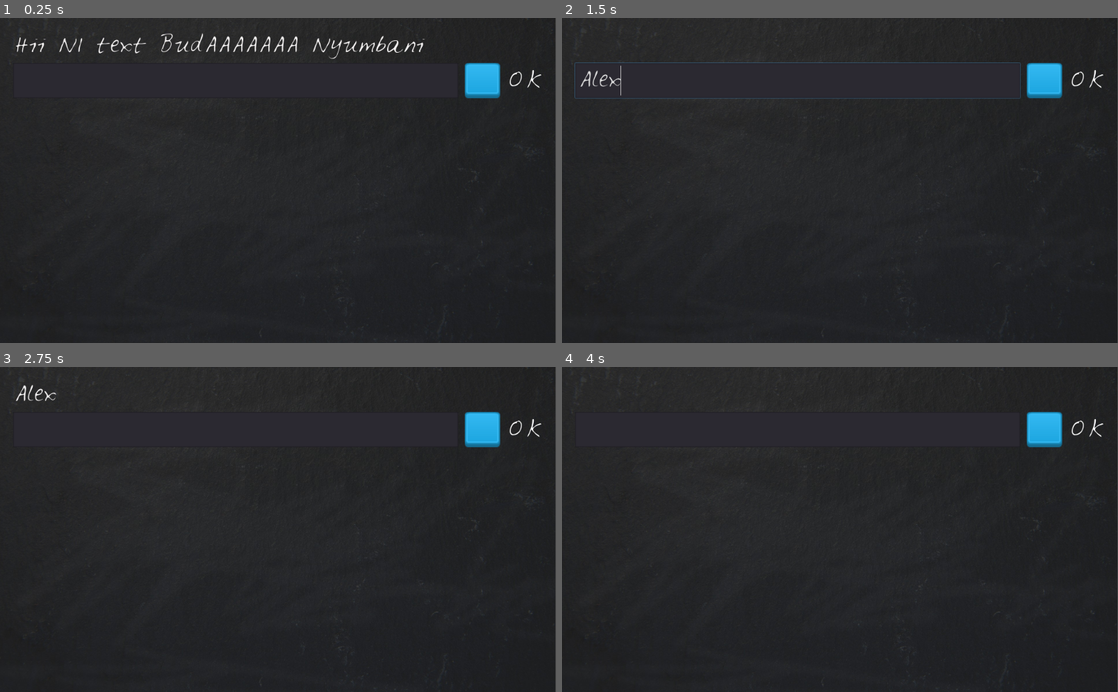
Above: before the commit, frames 1-4 (two rows, left to right).
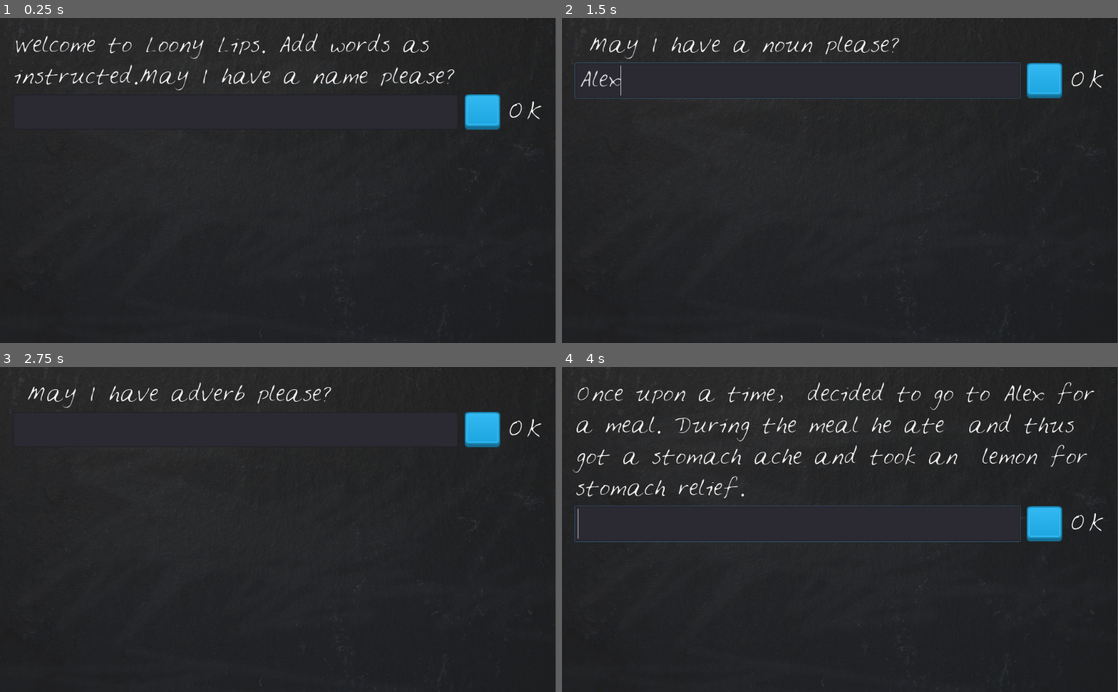
Above: after the commit, the same moments.

Repository: jookllo/wordgame
Game: Godot game, scene res://LoonyLips.tscn
The game is run twice, just before and just after one commit, with the same random seed, the same clock (stepped at 60 frames per second) and the same inputs.
Inputs (mouse positions are in pixels of both pictures, inside the frame that each line leads up to; where the layout moved, square brackets give the same spot in the first picture):
- Up to frame 1 (0.25 s): no input
- Up to frame 2 (1.5 s): click (1045, 112) [1045, 79] at 0.5 s; click (795, 79) at 1.27 s; type "Alex" at 1.35 s
- Up to frame 3 (2.75 s): click (483, 428) at 2 s
- Up to frame 4 (4 s): click (1045, 428) at 2.75 s; tap Enter at 3.5 s; move the mouse to (962, 513) at 3.52 s; click (962, 513) at 3.67 s

The runs differ from the first frame. In frame 1, 3.7% of the frame differs, in the area x 2-98%, y 4-35%; in frame 2, 0.6%; in frame 3, 0.7%; in frame 4, 4.9%, in the area x 1-98%, y 4-54%.

Commit message:
Updated file

Diff:
--- a/LoonyLips.gd
+++ b/LoonyLips.gd
@@ -1,18 +1,40 @@
 extends Control
 
-var person = ["Kijana", "Mjinga", "Nyumbani"]
+var player_words = []
+var prompts = ["a name", "a noun", "adverb","adjective"]
+var welcome = "Welcome to Loony Lips. Add words as instructed."
+var story = "Once upon a time, %s decided to go to %s for a meal. During the meal he ate %s and thus got a stomach ache and took an %s lemon for stomach relief."
+onready var Playertext = $VBoxContainer/HBoxContainer/PlayerText
+onready var Words = $VBoxContainer/Words
 
 func _ready():
-	print("My name is " + person[1]+ " and I hope maisha iko "+ person[2])
-	$VBoxContainer/Words.text = "Hii NI text BudAAAAAAA " + person[2]
+	Words.text = welcome
+	check_player_words_length()
 
 func _on_PlayerText_text_entered(new_text):
-	updatePlayerText(new_text)
+	add_to_player_words()
 
 func _on_TextureButton_pressed():
-	var words = $VBoxContainer/HBoxContainer/PlayerText.text
-	updatePlayerText(words)
+	add_to_player_words()
 
-func updatePlayerText (new_text):
-	$VBoxContainer/Words.text = new_text
-	$VBoxContainer/HBoxContainer/PlayerText.clear()
+
+func add_to_player_words():
+	player_words.append(Playertext.text)
+	Words.text = " "
+	Playertext.clear()
+	check_player_words_length()
+
+func is_story_done():
+	return player_words.size() == prompts.size()
+
+func check_player_words_length():
+	if is_story_done():
+		tell_story()
+	else:
+		prompt_player()
+
+func tell_story():
+	Words.text = story % player_words
+
+func prompt_player():
+	Words.text += "May I have " + prompts[player_words.size()] + " please?"
